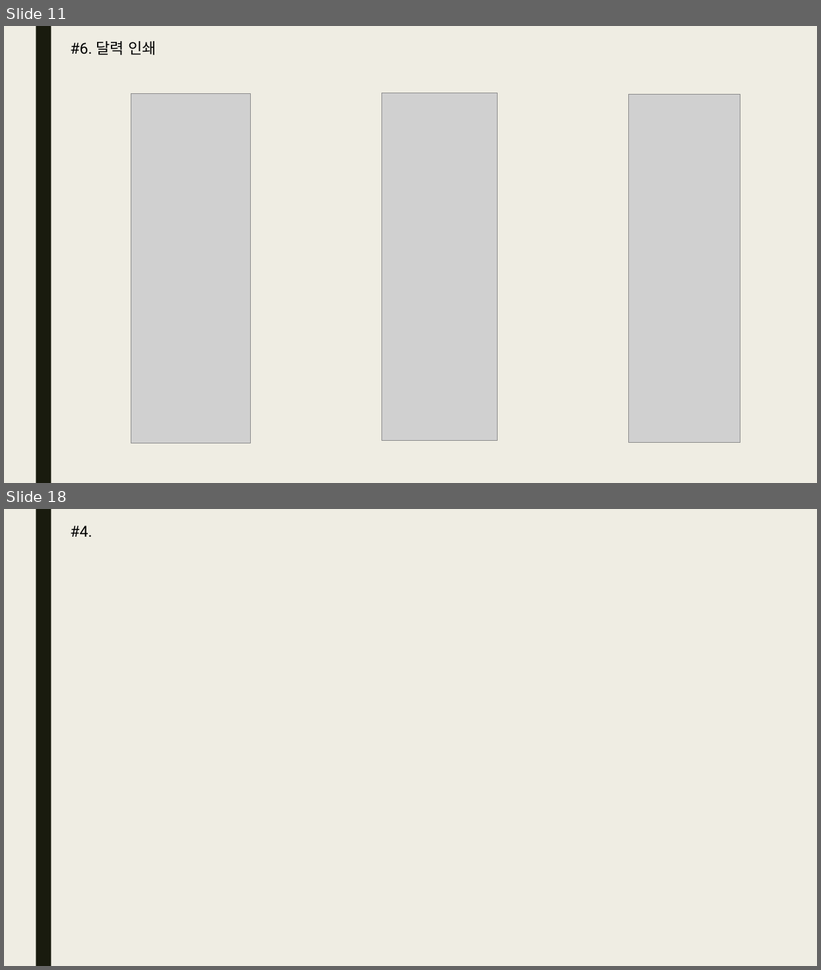
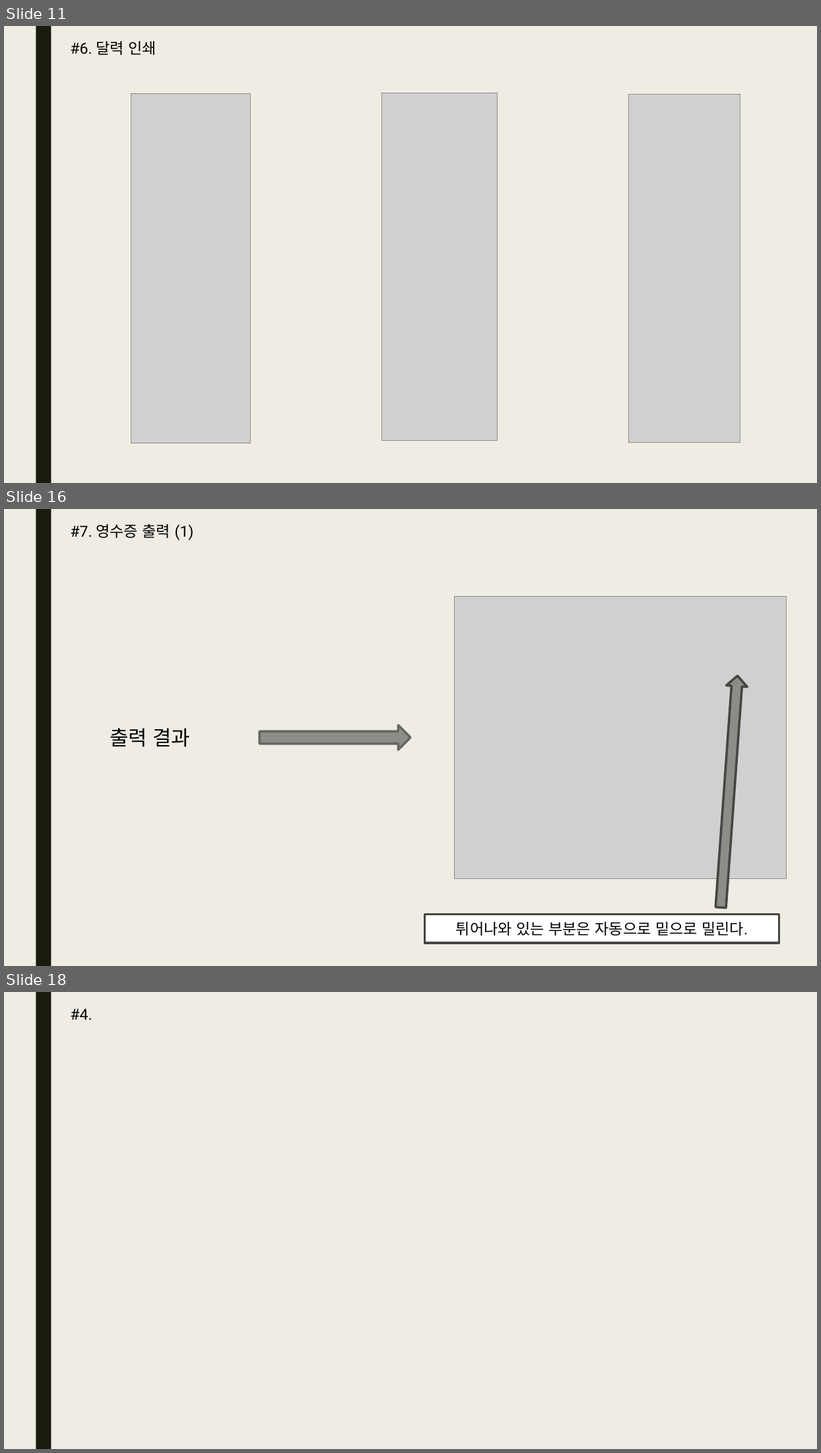
Before and after one commit to bino0130/politec-java, a slide deck: 자바 심화/자바 심화 과제/미완료 과제/20230322 자바심화 과제 남정현.pptx. Shown one above the other, each under a label of ours: slides 11 and 18 before the commit, slides 11, 16 and 18 after it; the slides between them are not shown. The pictures are 821x970 and 821x1453 pixels, drawn with LibreOffice and Linux fonts; fonts in the diff are those of the drawing; grey boxes stand for pictures. Boxes give left, top, right and bottom in pixels: in the first picture for what was removed or moved away, otherwise in the second. Text is boxed around its words. In the diff, an @@ line names an element or a change of style, - is before the commit and + after.

```diff
--- a/자바 심화/자바 심화 과제/미완료 과제/20230322 자바심화 과제 남정현.pptx
+++ b/자바 심화/자바 심화 과제/미완료 과제/20230322 자바심화 과제 남정현.pptx
@@ slide 16 added at [4,509,817,966], background #EFEDE3; not listed: 1 template element that a slide beside it also shows @@
@@ text added at [70,524,194,540], 18 pt, text #000000 @@
+#7. 영수증 출력 (1)
@@ picture added at [455,596,787,879] @@
@@ right arrow added at [711,675,748,909], fill #8C8D86, outline #464643 2.75 pt @@
@@ right arrow added at [259,725,411,750], fill #8C8D86, outline #666761 2.75 pt @@
@@ text added at [110,728,190,747], 24 pt, text #000000 @@
+출력 결과
@@ rectangle added at [425,915,780,943], fill #FFFFFF, outline #464643 2.75 pt, 18 pt, text #000000 @@
+튀어나와 있는 부분은 자동으로 밑으로 밀린다.
```
Also in this commit, not shown: 2 slides changed, 3 other slides added, 4 slides removed.
